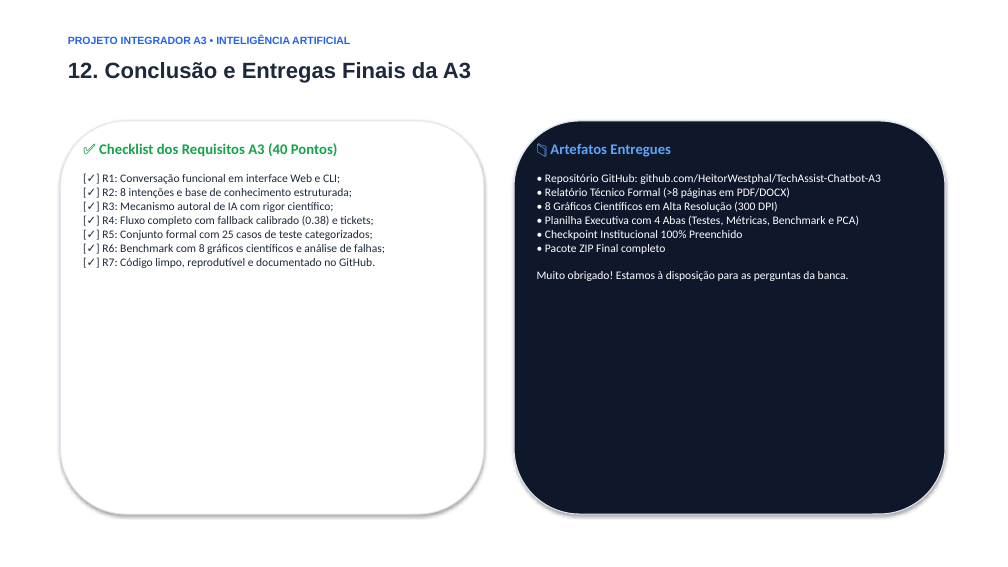
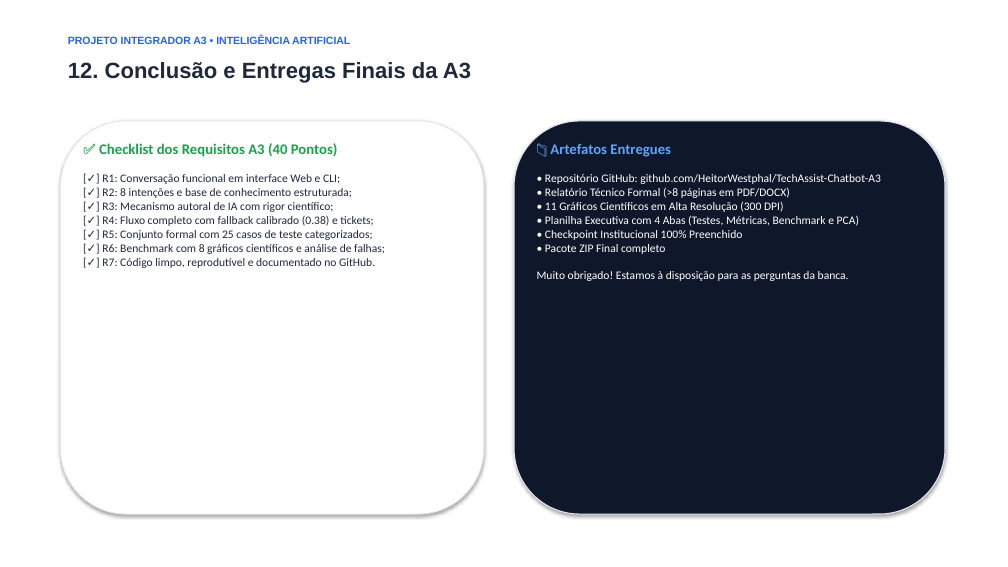
Before and after one commit to HeitorWestphal/TechAssist-Chatbot-A3, a slide deck: slide 13 of docs/APRESENTACAO_DEFESA_A3.pptx. Drawn at 1008x567 pixels with LibreOffice and Linux fonts; fonts in the diff are those of the drawing. Boxes give left, top, right and bottom in pixels: in the first picture for what was removed or moved away, otherwise in the second. Text is boxed around its words. In the diff, an @@ line names an element or a change of style, - is before the commit and + after.

```diff
--- a/docs/APRESENTACAO_DEFESA_A3.pptx
+++ b/docs/APRESENTACAO_DEFESA_A3.pptx
@@ text at (537,174,881,281): text changed @@
-• Repositório GitHub: github.com/HeitorWestphal/TechAssist-Chatbot-A3
-• Relatório Técnico Formal (>8 páginas em PDF/DOCX)
-• 8 Gráficos Científicos em Alta Resolução (300 DPI)
-• Planilha Executiva com 4 Abas (Testes, Métricas, Benchmark e PCA)
-• Checkpoint Institucional 100% Preenchido
-• Pacote ZIP Final completo
-Muito obrigado! Estamos à disposição para as perguntas da banca.
+• Repositório GitHub: github.com/HeitorWestphal/TechAssist-Chatbot-A3
+• Relatório Técnico Formal (>8 páginas em PDF/DOCX)
+• 11 Gráficos Científicos em Alta Resolução (300 DPI)
+• Planilha Executiva com 4 Abas (Testes, Métricas, Benchmark e PCA)
+• Checkpoint Institucional 100% Preenchido
+• Pacote ZIP Final completo
+Muito obrigado! Estamos à disposição para as perguntas da banca.
```
Also in this commit, not shown: 1 other slide changed, 18 other files.
